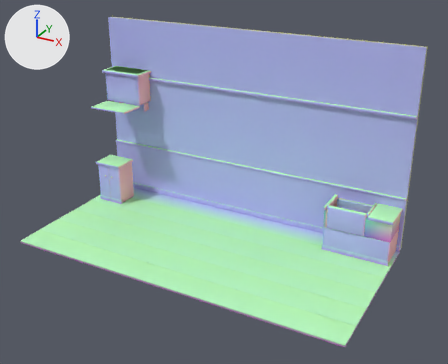
A saved change to the glTF model game/art3d/set/kitchen_arch.glb.
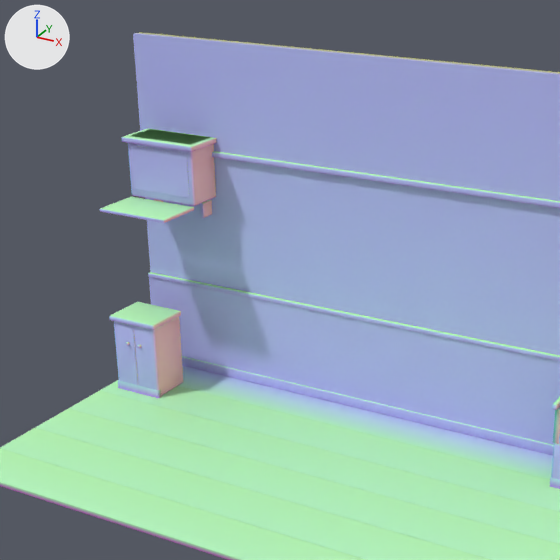
Each version is shown whole from a camera (50 mm lens) standing at (21.2, -6.44, 4.94) and looking at (17.05, 1.09, 1.17), then close up on the part from 9% to 73% of the width and 0% to 79% of the height. Lighting does not change. The marker at upper left points along +X, +Y and +Z. The last two pictures show the newer version. Vertices at exactly the same position are counted once.

Before the edit, the objects in view are built like this:
```python
me_kitchen_arch = bpy.data.meshes.new('kitchen_arch')
me_kitchen_arch.from_pydata(...)  # 1120 vertices, 2120 faces; spans x 14.0..19.5, y -0.25..2.5, z -0.04..3.2
me_kitchen_arch.materials.append(mat_defaultmaterial)
ob_kitchen_arch = bpy.data.objects.new('kitchen_arch', me_kitchen_arch)
ob_kitchen_arch.location = (0.0, 0.0, 0.0)
```
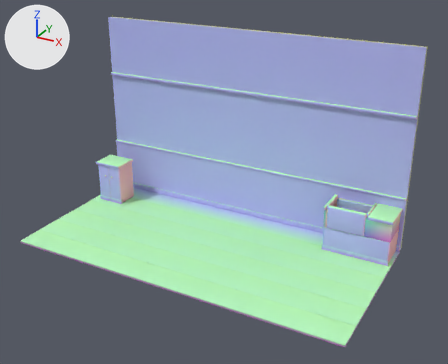
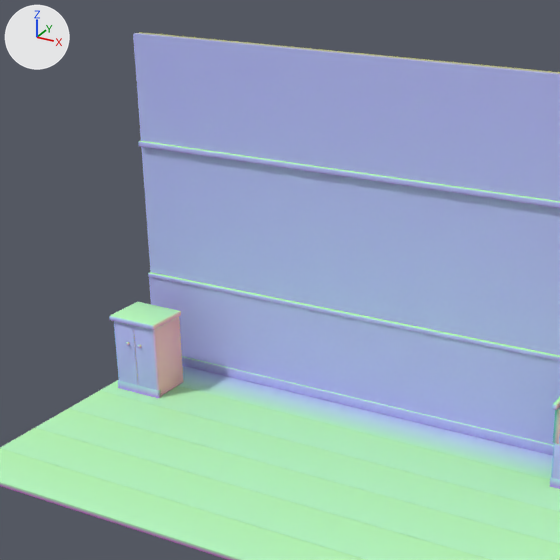
Scene script edits in JSON lines:
```json
{"block": "me_kitchen_arch", "where": "# used by ob_kitchen_arch; location = (0.0, 0.0, 0.0)"}
{"op": "remove", "block": "me_kitchen_arch", "code": "me_kitchen_arch.from_pydata(...)  # 1120 vertices, 2120 faces; spans x 14.0..19.5, y -0.25..2.5, z -0.04..3.2"}
{"op": "add", "block": "me_kitchen_arch", "code": "me_kitchen_arch.from_pydata(...)  # 832 vertices, 1568 faces; spans x 14.0..19.5, y -0.25..2.5, z -0.04..3.2"}
{"block": "me_kitchen_arch", "change": "me_kitchen_arch part 1: 6 loose pieces with 288 vertices, spanning x 14.09..14.87, y 1.6..2.4, z 1.62..2.35, are deleted"}
```

Location of each change, (x1, y1, x2, y2) in pixels of the close-ups (560 x 560 px):
```json
{"part": 1, "of": "me_kitchen_arch", "change": "deleted", "before": [99, 128, 216, 223]}
```
